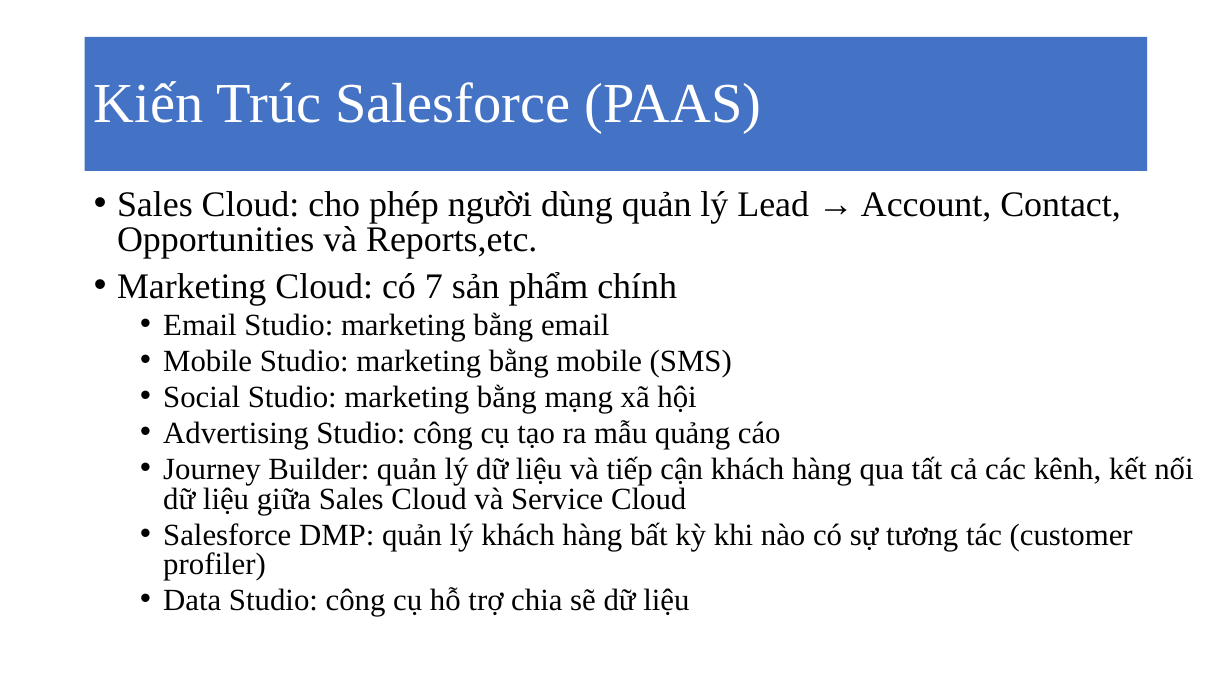
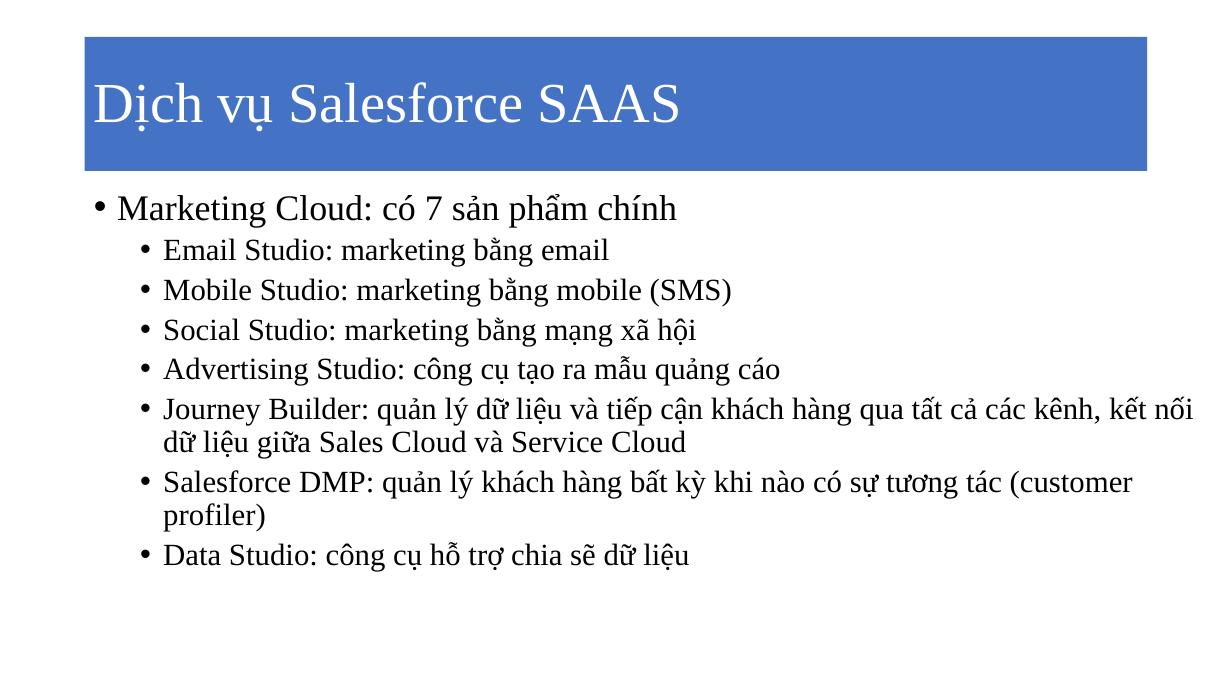
Before and after one commit to MaiBui/graduate-class, a slide deck: slide 8 of cloud_computing/Salesforce.pptx (slide 7 before the commit). Drawn at 1232x693 pixels with LibreOffice and Linux fonts; fonts in the diff are those of the drawing. Boxes give left, top, right and bottom in pixels: in the first picture for what was removed or moved away, otherwise in the second. Text is boxed around its words. In the diff, an @@ line names an element or a change of style, - is before the commit and + after.

```diff
--- a/cloud_computing/Salesforce.pptx
+++ b/cloud_computing/Salesforce.pptx
@@ title at [94, 82, 681, 132]: text changed @@
-Kiến Trúc Salesforce (PAAS)
+Dịch vụ Salesforce SAAS
@@ text "Marketing Cloud: có 7 sản ..." at [117, 194, 1193, 571]: line spacing 0.8 to 0.9 @@
@@ text at [117, 191, 1121, 258]: paragraph removed @@
-• Sales Cloud: cho phép người dùng quản lý Lead → Account, Contact, Opportunities và Reports,etc.
```
Also in this commit, not shown: 7 other slides changed, 3 slides added, 1 slide removed.
